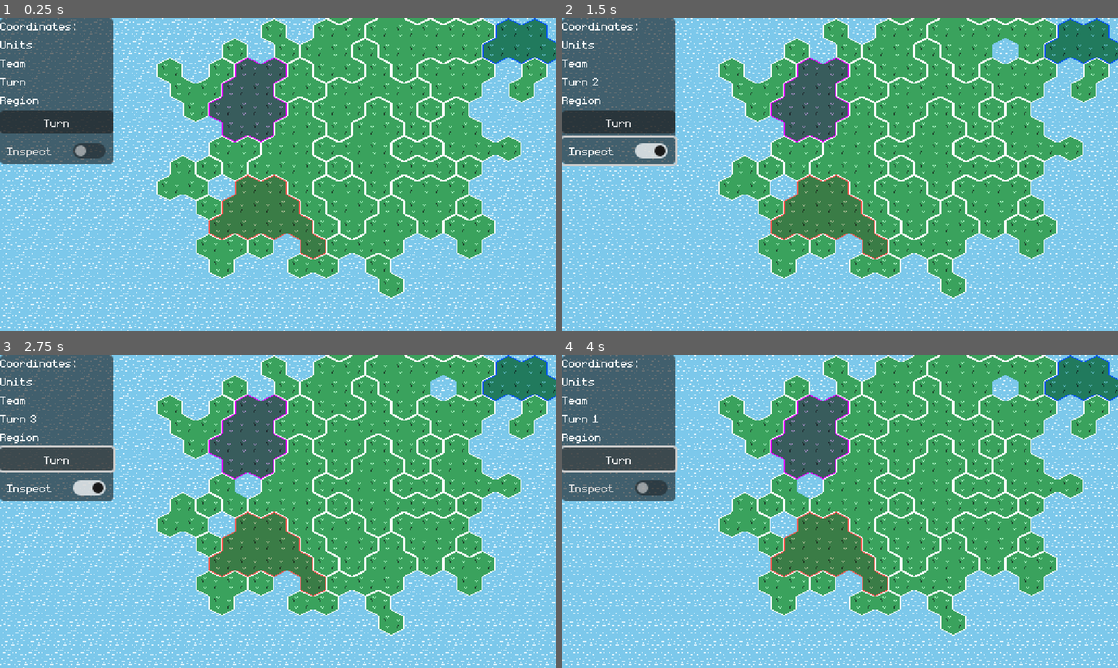
Above: before the commit, frames 1-4 (two rows, left to right).
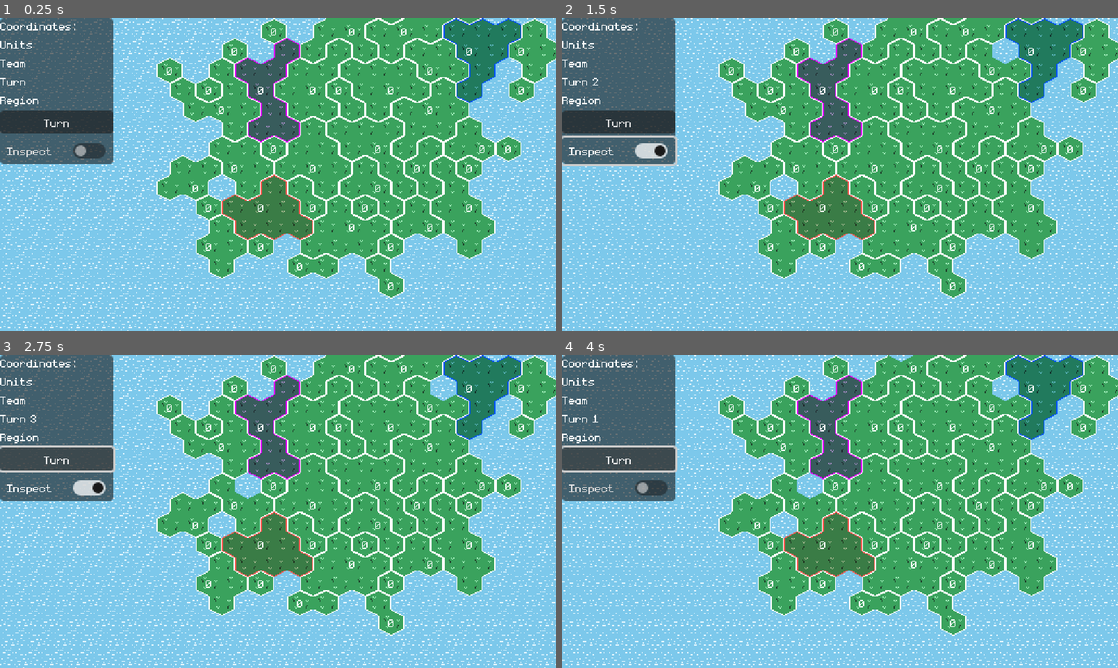
Above: after the commit, the same moments.

Repository: feored/LD54
Game: Godot game, scene res://scenes/main.tscn
Same seed, same stepped clock (60 frames per second), same inputs: the game is played once before the commit and once after it.
Inputs:
- Up to frame 1 (0.25 s): no input
- Up to frame 2 (1.5 s): click "Turn" at 0.5 s; click "Inspect" at 1.25 s
- Up to frame 3 (2.75 s): click "Turn" at 2 s
- Up to frame 4 (4 s): click "Inspect" at 2.75 s; click "Turn" at 3.5 s

The runs differ from the first frame. In frame 1, 7.7% of the frame differs, in the area x 30-100%, y 0-87%; in frame 2, 7.7%; in frame 3, 7.7%; in frame 4, 7.7%.
Error in both runs: Invalid access to property or key 'units' on a base object of type 'Sprite2D (Tile)'. (res://bots/dumb_bot.gd:9)

Commit message:
roughly center region label

Diff:
--- a/constants.gd
+++ b/constants.gd
@@ -10,6 +10,7 @@
 
 enum Layer { WATER, GRASS, P1, P2, P3 }
 const NO_TEAM = 0
+const TEAM_MAX_SIZE = 6
 const TEAM_COLORS = [0xffffffff, 0xff776eff, 0x6effff, 0xe803fcff]
 
 const TURN_TIME = 0.25
--- a/scenes/main.tscn
+++ b/scenes/main.tscn
@@ -84,11 +84,16 @@
 layer_4/tile_data = PackedInt32Array()
 script = ExtResource("1_bg6dg")
 
-[node name="Camera2D" type="Camera2D" parent="World"]
+[node name="MainCamera" type="Camera2D" parent="World"]
+unique_name_in_owner = true
 visible = false
 anchor_mode = 0
 position_smoothing_enabled = true
 script = ExtResource("3_x3nk1")
+
+[node name="RegionLabels" type="CanvasLayer" parent="World"]
+unique_name_in_owner = true
+follow_viewport_enabled = true
 
 [node name="UI" type="Control" parent="."]
 layout_mode = 3
--- a/world/gen.gd
+++ b/world/gen.gd
@@ -1,31 +1,34 @@
 extends TileMap
 
-@onready var camera = $Camera2D
 
+@onready var camera = $"%MainCamera"
+@onready var regionLabelsParent = $"%RegionLabels"
+@onready var world = $"%World"
+
+
+var regionLabelPrefab = preload("res://world/region_label.tscn")
 var tile = preload("res://world/tile.tscn")
+
+
 var tiles = {}
 var regions = {}
+
 
 func spawn_cell(coords, team):
 	if tiles.has(coords):
 		print("Error: cell already exists at " + str(coords))
 		return
 	var new_tile = tile.instantiate()
-	new_tile.init_cell(coords, coords_to_pos(coords), Constants.TILE_GRASS, team)
+	new_tile.init_cell(coords, self.coords_to_pos(coords), Constants.TILE_GRASS, team)
 	self.add_child(new_tile)
 	tiles[coords] = new_tile
 
-# Called when the node enters the scene tree for the first time.
-func _ready():
-	pass
+
 
 func init_world():
 	tile_water()
 	generate_island()
 
-# Called every frame. 'delta' is the elapsed time since the previous frame.
-func _process(_delta):
-	pass
 
 func generate_island():
 	const n_tiles_max = Constants.WORLD_BOUNDS.x * Constants.WORLD_BOUNDS.y * 4
@@ -49,9 +52,9 @@
 	while tiles_shuffled.size() > 0:
 		var start = tiles_shuffled.pop_back()
 		self.tiles[start].set_region(current_region)
-		regions[current_region] = Region.new(current_region)
+		regions[current_region] = create_region(current_region)
 		regions[current_region].add_tile(start, self.tiles[start])
-		for i in range(10):
+		for i in range(Constants.TEAM_MAX_SIZE):
 			var random_in_region = regions[current_region].random_in_region()
 			var neighbor_dirs = Constants.NEIGHBORS.duplicate()
 			neighbor_dirs.shuffle();
@@ -66,41 +69,15 @@
 					break
 			if not expanded:
 				break
+		region_update_label(regions[current_region])
 		current_region += 1
 
-
-
-# func generate_regions():
-# 	var n_tiles = self.tiles.values().size()
-# 	var n_regions = 10
-# 	var tiles_shuffled = self.tiles.values().duplicate(true)
-# 	tiles_shuffled.shuffle()
-# 	var region_locks = {}
-# 	for i in range(n_regions):
-# 		var region_start = tiles_shuffled.pop_back()
-# 		regions[i] = {region_start.coords: region_start}
-# 		self.tiles[region_start.coords].set_region(i)
-# 		region_locks[i] = false
-# 	var current_region = 0
-# 	while (tiles_shuffled.size() > 0):
-# 		if (region_locks[current_region] or is_region_locked(current_region)):
-# 			region_locks[current_region] = true
-# 			current_region = (current_region + 1) % n_regions
-# 		for random_tile in tiles_shuffled:
-# 			for neighbor in self.get_surrounding_cells(random_tile.coords):
-# 				if (self.tiles.has(neighbor) and self.tiles[neighbor].region == current_region):
-# 						tiles_shuffled.erase(random_tile)
-# 						self.tiles[random_tile.coords].set_region(current_region)
-# 						self.regions[current_region][random_tile.coords] = self.tiles[random_tile.coords]
-# 						current_region = (current_region + 1) % n_regions
-
-# func is_region_locked(current_region):
-# 	for cell in regions[current_region]:
-# 		var neighbors = self.get_surrounding_cells(cell)
-# 		for neighbor in neighbors:
-# 			if (self.tiles.has(neighbor) and self.tiles[neighbor].region == Constants.NO_REGION):
-# 				return false
-# 	return true
+func create_region(id: int):
+	var region = Region.new(id)
+	var regionLabel = regionLabelPrefab.instantiate()
+	regionLabelsParent.add_child(regionLabel)
+	region.label = regionLabel
+	return region
 
 func apply_borders():
 	for tile_coords in self.tiles:
@@ -114,14 +91,10 @@
 				tile_obj.set_single_border(neighbor_direction, true)
 
 
-func get_real_pos(pos):
-	return Vector2(pos.x + camera.position.x, pos.y + camera.position.y)
+func region_update_label(region: Region):
+	region.label.position = self.coords_to_pos(region.center_tile()) - Vector2(30, 20)/2 ## size of the label
+	region.update_display()
 
-func global_pos_to_coords(pos):
-	return self.local_to_map(self.to_local(get_real_pos(pos)))
-
-func coords_to_pos(coords):
-	return self.map_to_local(coords)
 
 func tile_water():
 	for i in range(-Constants.WORLD_CAMERA_BOUNDS.x, Constants.WORLD_CAMERA_BOUNDS.x):
@@ -161,6 +134,8 @@
 	self.tiles[coords].queue_free()
 	self.tiles.erase(coords)
 
+
+
 func generate_disaster():
 	# only sinking tiles for now
 	delete_cell(Utils.pick_random_tile(self.tiles).coords)
@@ -187,21 +162,19 @@
 			tiles[tile_to].team = tiles[tile_from].team
 
 
-class Region:
-	var id: int = Constants.NO_REGION
-	var team: int = Constants.NO_TEAM
-	var tiles: Dictionary = {}
+# Called when the node enters the scene tree for the first time.
+func _ready():
+	pass
 
-	func _init(id):
-		self.id = id
+# Called every frame. 'delta' is the elapsed time since the previous frame.
+func _process(_delta):
+	pass
 
-	func set_team(team):
-		self.team = team
-		for tile in tiles.values():
-			tile.set_team(team)
+func get_real_pos(pos):
+	return Vector2(pos.x + camera.position.x, pos.y + camera.position.y)
 
-	func add_tile(coords, tileObj):
-		self.tiles[coords] = tileObj
+func global_pos_to_coords(pos):
+	return self.local_to_map(self.to_local(get_real_pos(pos)))
 
-	func random_in_region():
-		return self.tiles.keys()[randi() % self.tiles.size()]
+func coords_to_pos(coords):
+	return self.map_to_local(coords)
--- /dev/null
+++ b/world/region.gd
@@ -0,0 +1,64 @@
+extends Node
+class_name Region
+
+var id: int = Constants.NO_REGION
+var team: int = Constants.NO_TEAM
+var tiles: Dictionary = {}
+var units = 0
+var label = null
+
+
+func _init(id):
+	self.id = id
+
+
+func _ready():
+	update_display()
+
+
+func delete():
+	self.label.queue_free()
+	self.queue_free()
+
+
+func update_display():
+	self.label.set_text(str(self.units))
+
+
+func set_team(team):
+	self.team = team
+	for tile in tiles.values():
+		tile.set_team(team)
+
+
+func add_tile(coords, tileObj):
+	self.tiles[coords] = tileObj
+
+
+func random_in_region():
+	return self.tiles.keys()[randi() % self.tiles.size()]
+
+
+func generate_units():
+	self.units += self.tiles.size()
+	update_display()
+
+
+func set_units(units):
+	self.units = units
+	update_display()
+
+
+func center_tile():
+	var total = Vector2i(0, 0)
+	for tile_obj in self.tiles.values():
+		total += tile_obj.coords
+	var avg = Vector2(float(total.x) / self.tiles.size(), float(total.y) / self.tiles.size())
+	var closest_tile = self.tiles.values()[0]
+	var closest_distance = avg.distance_squared_to(closest_tile.coords)
+	for t in self.tiles.values():
+		var distance = avg.distance_squared_to(t.coords)
+		if distance < closest_distance:
+			closest_tile = t
+			closest_distance = distance
+	return closest_tile.coords
--- /dev/null
+++ b/world/region_label.tscn
@@ -0,0 +1,12 @@
+[gd_scene load_steps=2 format=3 uid="uid://bqg467fcdgrbb"]
+
+[ext_resource type="Theme" uid="uid://3t61g0061mea" path="res://assets/theme.tres" id="1_103ft"]
+
+[node name="Label" type="Label"]
+custom_minimum_size = Vector2(20, 10)
+offset_right = 30.0
+offset_bottom = 20.0
+theme = ExtResource("1_103ft")
+text = "0"
+horizontal_alignment = 1
+vertical_alignment = 1
